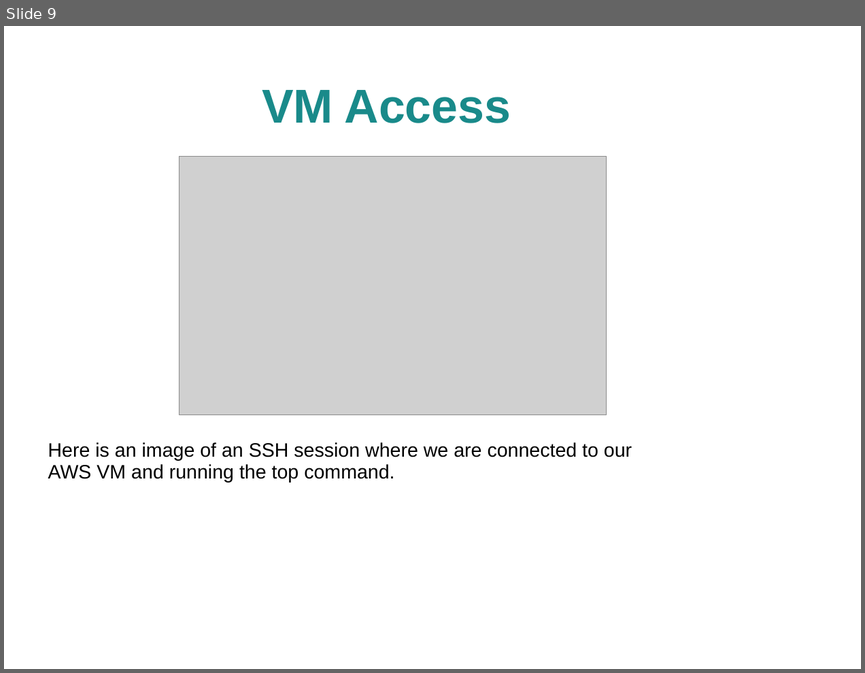
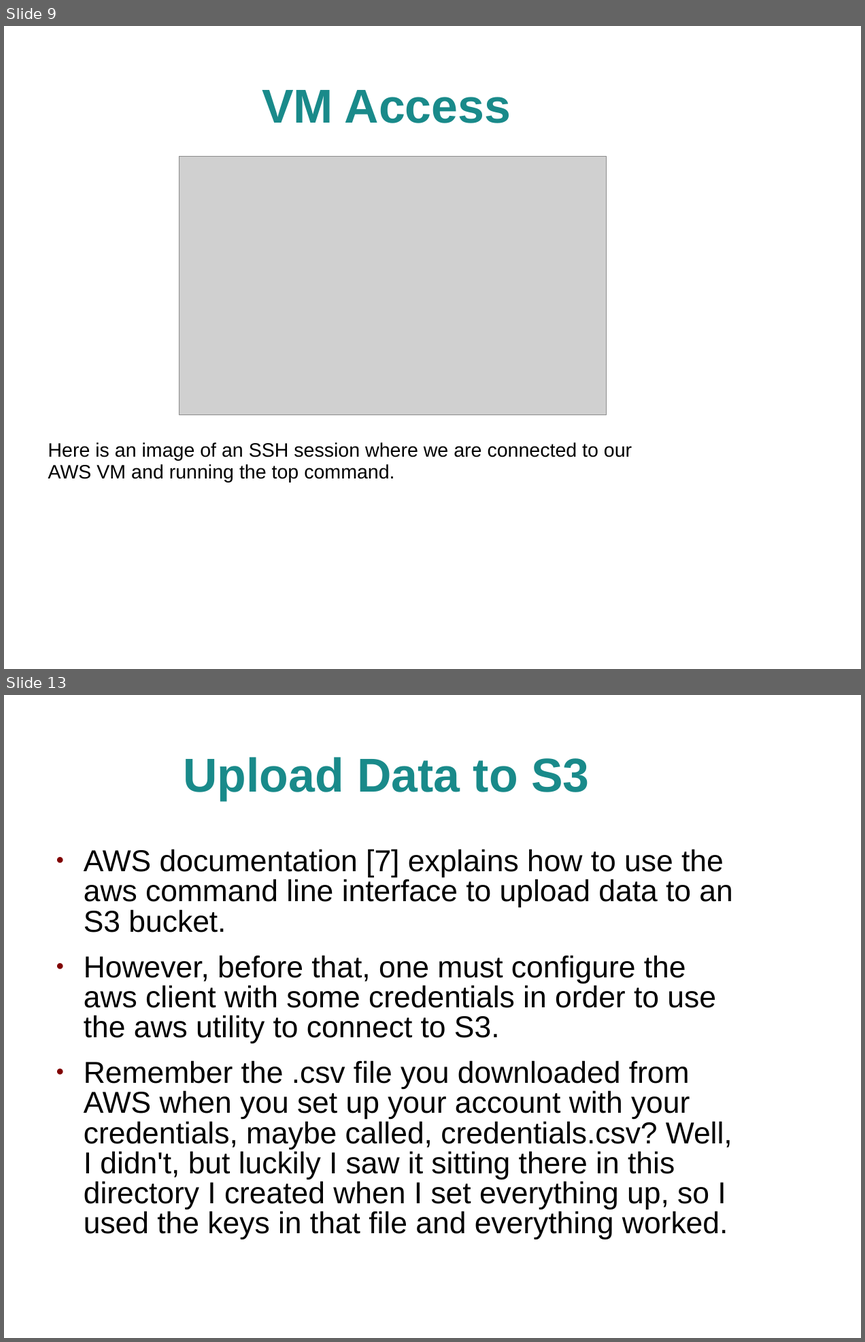
Before and after one commit to jhancock1975/cloud, a slide deck: assignment-1/assignment-1.ppt. Shown one above the other, each under a label of ours: slide 9 before the commit, slides 9 and 13 after it; the slides between them are not shown. The pictures are 865x673 and 865x1342 pixels, drawn with LibreOffice and Linux fonts; fonts in the diff are those of the drawing; grey boxes stand for pictures; background and template pictures are left out. Boxes give left, top, right and bottom in pixels: in the first picture for what was removed or moved away, otherwise in the second. Text is boxed around its words. In the diff, an @@ line names an element or a change of style, - is before the commit and + after.

```diff
--- a/assignment-1/assignment-1.ppt
+++ b/assignment-1/assignment-1.ppt
@@ slide 13 added at (4, 695, 861, 1338), background picture (left out) @@
@@ title added at (183, 757, 589, 800), 44 pt, text #198A8A, bold @@
+Upload Data to S3
@@ text added at (84, 849, 732, 1240), 28 pt, text #000000 @@
+● AWS documentation [7] explains how to use the aws command line interface to upload data to an S3 bucket.
+● However, before that, one must configure the aws client with some credentials in order to use the aws utility to connect to S3.
+● Remember the .csv file you downloaded from AWS when you set up your account with your credentials, maybe called, credentials.csv? Well, I didn't, but luckily I saw it sitting there in this directory I created when I set everything up, so I used the keys in that file and everything worked.
```
Also in this commit, not shown: 5 slides changed, 5 other slides added, 1 other file.
